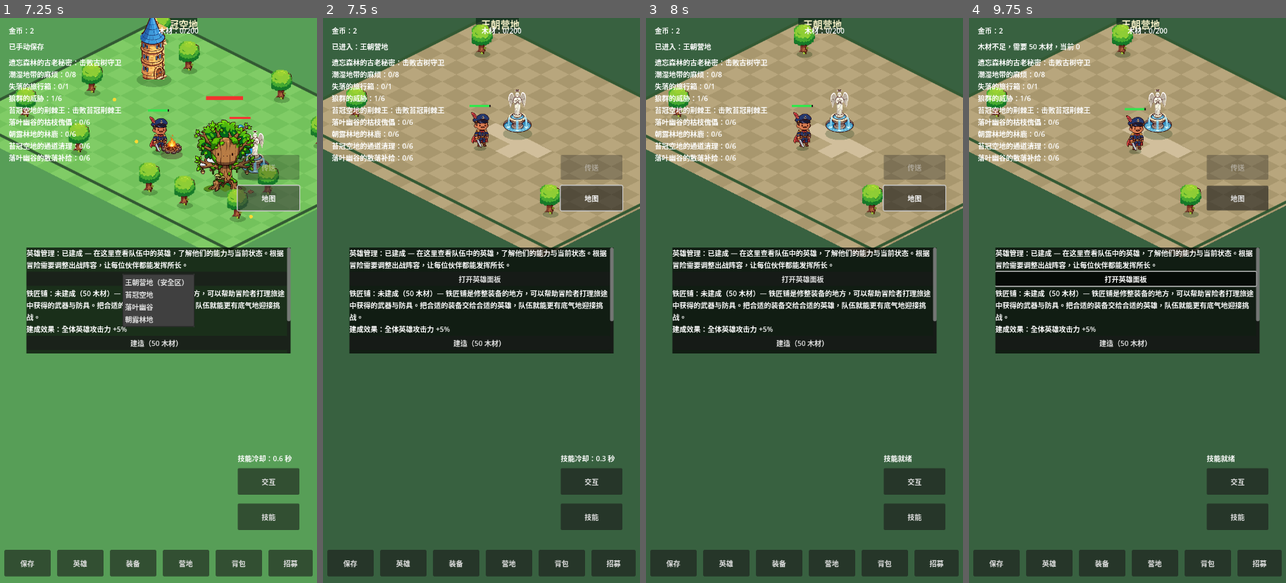
Above: before the commit, frames 1-4 (left to right).
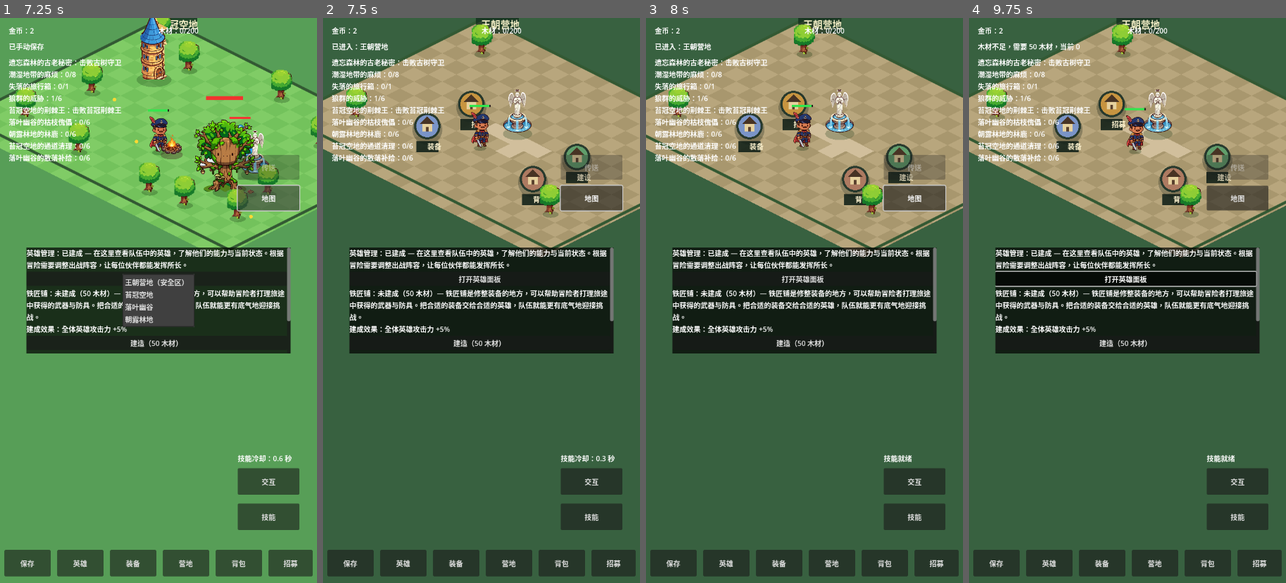
Above: after the commit, the same moments.

Repository: oneyi53/game
Game: Godot game, scene res://scenes/main.tscn
The game is run twice, just before and just after one commit, with the same random seed, the same clock (stepped at 60 frames per second) and the same inputs.
Inputs (mouse positions are in pixels of both pictures, inside the frame that each line leads up to):
- Up to frame 1 (7.25 s): click "装备" at 0.5 s; click "背包" at 1.25 s; click "招募" at 2 s; click "技能" at 2.75 s; click "交互" at 3.5 s; click "保存" at 4.25 s; click "英雄" at 5 s; click "营地" at 5.75 s; click "地图" at 6.5 s
- Up to frame 2 (7.5 s): click "打开英雄面板" at 7.25 s
- Up to frame 3 (8 s): no input
- Up to frame 4 (9.75 s): click "建造（50 木材）" at 8 s; click "建造（80 木材）" at 8.75 s; tap Enter at 9.5 s; move the mouse to (1197, 272) at 9.52 s; hold Right (ui_right) from 9.53 s (still down); tap E at 9.6 s; click (1197, 272) at 9.67 s

Frame 1 is identical in both runs. In frame 2, 1.9% of the frame differs, in the area x 28-85%, y 12-34%; in frame 3, 1.9%; in frame 4, 2.0%, in the area x 26-84%, y 12-34%.

Commit message:
feat: add clickable town building entrances
* feat: add clickable town building entrances

* fix: rename projection script alias

* fix: use explicit world projection script alias

Diff:
--- a/scripts/core/main.gd
+++ b/scripts/core/main.gd
@@ -252,6 +252,7 @@
     _spawn_enemies()
     _spawn_campfire()
     $Map.set_active_map(active_map_id)
+    $Map.building_pressed.connect(_on_town_building_pressed)
     _apply_active_map_visibility()
     var chest_loot: Dictionary = data_loader.items["chest_loot"]
     chest_node.setup(int(chest_loot["gold"]), chest_opened)
@@ -1073,6 +1074,25 @@
     backpack_panel.set_manager(backpack_manager, heroes)
     _save_game()
 
+func _on_town_building_pressed(building_id: String) -> void:
+    if active_map_id != WorldMapManagerScript.TOWN:
+        return
+    match building_id:
+        "recruit":
+            _on_recruit_panel_pressed()
+            hud.show_message("已进入英雄招募所")
+        "camp":
+            _on_camp_panel_pressed()
+            hud.show_message("已进入营地工坊")
+        "equipment":
+            _on_equip_panel_pressed()
+            hud.show_message("已进入装备工坊")
+        "backpack":
+            _on_backpack_panel_pressed()
+            hud.show_message("已打开仓库")
+        _:
+            return
+
 func _on_hero_panel_pressed() -> void:
     _toggle_menu_panel(hero_panel)
     if hero_panel.visible:
--- a/scripts/core/map.gd
+++ b/scripts/core/map.gd
@@ -5,7 +5,10 @@
 const WorldMaps = preload("res://scripts/core/world_map_manager.gd")
 const TREE_SCRIPT = preload("res://scripts/core/tree_visual.gd")
 const LANDMARK_SCRIPT = preload("res://scripts/core/landmark_visual.gd")
+const TOWN_BUILDINGS = preload("res://scripts/core/town_building_registry.gd")
 const TILE: int = 64
+
+signal building_pressed(building_id: String)
 
 const DECORATIONS := {
     "town": {
@@ -134,6 +137,7 @@
     if town:
         for point in [Vector2(500, 450), Vector2(564, 450), Vector2(628, 450), Vector2(692, 450), Vector2(628, 514)]:
             _draw_ground_tile(int(point.x), int(point.y), Color(0.82, 0.75, 0.61))
+        _draw_town_buildings()
     elif active_map_id == WorldMaps.FALLEN_LEAF:
         for point in [Vector2(240, 240), Vector2(420, 300), Vector2(760, 260), Vector2(940, 620)]:
             _draw_dot(point, 5.0, Color(0.84, 0.65, 0.27))
@@ -143,3 +147,44 @@
     else:
         for point in [Vector2(260, 480), Vector2(500, 620), Vector2(900, 480), Vector2(1100, 700)]:
             _draw_dot(point, 4.0, Color(1.0, 0.85, 0.2))
+
+func _draw_town_buildings() -> void:
+    var font = ThemeDB.fallback_font
+    for item in TOWN_BUILDINGS.entries():
+        var center: Vector2 = WorldProjectionScript.world_to_screen(item["world_position"])
+        var building_color: Color = item["color"]
+        draw_circle(center + Vector2(0.0, 8.0), 34.0, Color(0.08, 0.12, 0.08, 0.28))
+        draw_circle(center, 30.0, Color(0.12, 0.2, 0.16, 0.92))
+        draw_circle(center, 25.0, building_color)
+        var roof := PackedVector2Array([
+            center + Vector2(-17.0, -5.0),
+            center + Vector2(0.0, -22.0),
+            center + Vector2(17.0, -5.0)
+        ])
+        draw_colored_polygon(roof, Color(0.28, 0.2, 0.14))
+        draw_rect(Rect2(center + Vector2(-11.0, -5.0), Vector2(22.0, 17.0)), Color(0.9, 0.82, 0.62))
+        draw_rect(Rect2(center + Vector2(-3.0, 2.0), Vector2(6.0, 10.0)), Color(0.35, 0.25, 0.18))
+        if font != null:
+            var title: String = str(item["subtitle"])
+            var text_size: Vector2 = font.get_string_size(title, HORIZONTAL_ALIGNMENT_CENTER, -1, 16)
+            draw_rect(Rect2(center.x - text_size.x * 0.5 - 9.0, center.y + 34.0, text_size.x + 18.0, 25.0), Color(0.06, 0.12, 0.09, 0.88))
+            draw_string(font, center + Vector2(0.0, 52.0), title, HORIZONTAL_ALIGNMENT_CENTER, -1, 16, Color(1.0, 0.96, 0.82))
+
+func _unhandled_input(event: InputEvent) -> void:
+    if active_map_id != WorldMaps.TOWN:
+        return
+    var pressed: bool = false
+    var screen_position := Vector2.ZERO
+    if event is InputEventMouseButton and event.button_index == MOUSE_BUTTON_LEFT and event.pressed:
+        pressed = true
+        screen_position = event.position
+    elif event is InputEventScreenTouch and event.pressed:
+        pressed = true
+        screen_position = event.position
+    if not pressed:
+        return
+    var local_position: Vector2 = make_canvas_position_local(screen_position)
+    var building_id: String = TOWN_BUILDINGS.hit_test(local_position)
+    if building_id != "":
+        building_pressed.emit(building_id)
+        get_viewport().set_input_as_handled()
--- /dev/null
+++ b/scripts/core/town_building_registry.gd
@@ -0,0 +1,37 @@
+class_name TownBuildingRegistry
+extends RefCounted
+
+const WorldProjectionScript = preload("res://scripts/core/world_projection.gd")
+
+const BUILDINGS := [
+    {"id": "recruit", "title": "英雄招募所", "subtitle": "招募", "world_position": Vector2(360.0, 420.0), "color": Color(0.78, 0.58, 0.25), "panel": "recruit"},
+    {"id": "camp", "title": "营地工坊", "subtitle": "建设", "world_position": Vector2(840.0, 420.0), "color": Color(0.38, 0.62, 0.42), "panel": "camp"},
+    {"id": "equipment", "title": "装备工坊", "subtitle": "装备", "world_position": Vector2(360.0, 620.0), "color": Color(0.48, 0.58, 0.78), "panel": "equipment"},
+    {"id": "backpack", "title": "仓库", "subtitle": "背包", "world_position": Vector2(840.0, 620.0), "color": Color(0.68, 0.48, 0.38), "panel": "backpack"}
+]
+
+static func entries() -> Array:
+    return BUILDINGS.duplicate(true)
+
+static func entry(building_id: String) -> Dictionary:
+    for item in BUILDINGS:
+        if str(item["id"]) == building_id:
+            return item.duplicate(true)
+    return {}
+
+static func panel_for(building_id: String) -> String:
+    var item: Dictionary = entry(building_id)
+    return str(item.get("panel", ""))
+
+static func projected_position(building_id: String) -> Vector2:
+    var item: Dictionary = entry(building_id)
+    if item.is_empty():
+        return Vector2(-10000.0, -10000.0)
+    return WorldProjectionScript.world_to_screen(item["world_position"])
+
+static func hit_test(projected_position_value: Vector2) -> String:
+    for item in BUILDINGS:
+        var center: Vector2 = WorldProjectionScript.world_to_screen(item["world_position"])
+        if projected_position_value.distance_to(center) <= 46.0:
+            return str(item["id"])
+    return ""
--- /dev/null
+++ b/tests/test_town_building_registry.gd
@@ -0,0 +1,41 @@
+extends SceneTree
+
+const Registry = preload("res://scripts/core/town_building_registry.gd")
+const WorldProjectionScript = preload("res://scripts/core/world_projection.gd")
+
+func _initialize() -> void:
+    _test_all_existing_panels_have_one_building()
+    _test_building_positions_are_inside_town_projection()
+    _test_hit_testing_uses_projected_positions()
+    _test_unknown_building_is_ignored()
+    print("Town building entrance tests: 4 passed")
+    quit()
+
+func _test_all_existing_panels_have_one_building() -> void:
+    var expected := {
+        "recruit": "recruit",
+        "camp": "camp",
+        "equipment": "equipment",
+        "backpack": "backpack"
+    }
+    assert(Registry.entries().size() == expected.size())
+    for building_id in expected:
+        assert(Registry.panel_for(building_id) == expected[building_id])
+
+func _test_building_positions_are_inside_town_projection() -> void:
+    var bounds: Rect2 = WorldProjectionScript.projected_bounds()
+    for item in Registry.entries():
+        var point: Vector2 = Registry.projected_position(str(item["id"]))
+        assert(bounds.has_point(point))
+        assert(str(item["title"]) != "")
+
+func _test_hit_testing_uses_projected_positions() -> void:
+    for item in Registry.entries():
+        var building_id: String = str(item["id"])
+        var center: Vector2 = Registry.projected_position(building_id)
+        assert(Registry.hit_test(center) == building_id)
+        assert(Registry.hit_test(center + Vector2(20.0, 0.0)) == building_id)
+
+func _test_unknown_building_is_ignored() -> void:
+    assert(Registry.panel_for("not_a_building") == "")
+    assert(Registry.hit_test(Vector2(-10000.0, -10000.0)) == "")
Not shown, changed: docs/CHANGELOG.md
Not shown, changed: docs/PROJECT_STATUS.md
